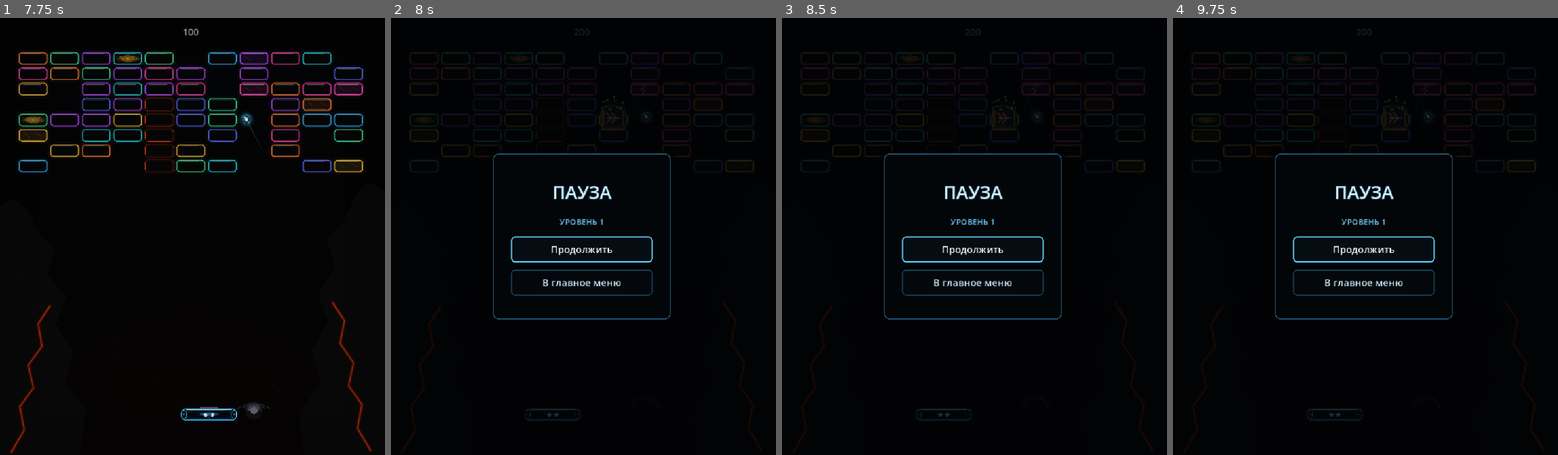
Above: before the commit, frames 1-4 (left to right).
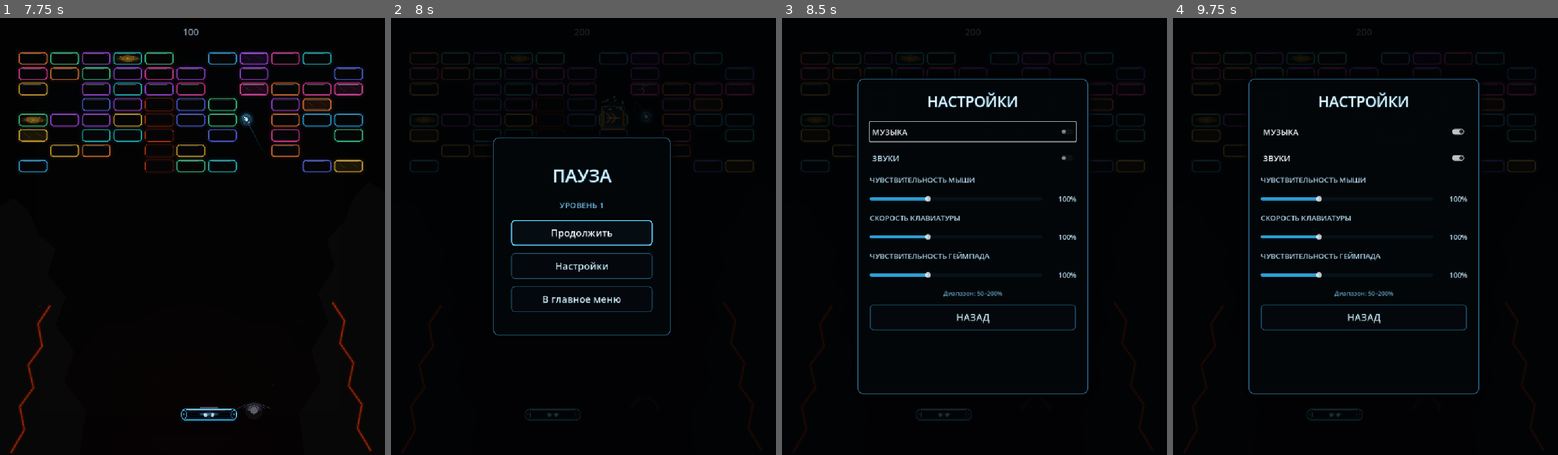
Above: after the commit, the same moments.

Repository: Ardarik421/arkanoid
Game: Godot game, scene res://scenes/main_menu.tscn
The game is run twice, just before and just after one commit, with the same random seed, the same clock (stepped at 60 frames per second) and the same inputs. Sound files missing from this copy of the repository are replaced by a short silence.
Inputs (mouse positions are in pixels of both pictures, inside the frame that each line leads up to):
- Up to frame 1 (7.75 s): click "НАСТРОЙКИ" at 0.5 s; click "МУЗЫКА" at 1.25 s; click "ЗВУКИ" at 2 s; click "НАЗАД" at 2.75 s; click "НОВАЯ ИГРА" at 3.5 s; tap Enter at 4.25 s; move the mouse to (277, 214) at 4.27 s; hold D (move_right) 4.28-5.03 s; tap Space (launch_ball) every 0.75 s from 4.35 to 7.35 s; move the mouse to (111, 258) at 5.02 s; hold A (move_left) 5.03-5.78 s; move the mouse to (231, 140) at 5.77 s; hold D (move_right) 5.78-7.28 s; move the mouse to (173, 323) at 6.52 s; move the mouse to (308, 302) at 7.27 s; hold A (move_left) from 7.28 s (still down)
- Up to frame 2 (8 s): keep holding A (move_left); tap Escape (ui_cancel) at 7.9 s
- Up to frame 3 (8.5 s): release A (move_left) at 8 s; click (974, 267) at 8 s, where only the run after the commit has a clickable "Настройки"
- Up to frame 4 (9.75 s): click (1365, 131) at 8.75 s, where only the run after the commit has a clickable "МУЗЫКА"; click (1365, 157) at 9.5 s, where only the run after the commit has a clickable "ЗВУКИ"

Frame 1 is identical in both runs. In frame 2, 3.1% of the frame differs, in the area x 26-74%, y 27-73%; in frame 3, 5.4%, in the area x 19-80%, y 13-87%; in frame 4, 5.3%.

Commit message:
Добавил настройки в меню паузы

Diff:
--- a/scenes/pause_menu.gd
+++ b/scenes/pause_menu.gd
@@ -10,10 +10,14 @@
 
 var pause_panel: Panel
 var level_label: Label
+var settings_button: Button
+var settings_panel: Panel
+var settings_box: VBoxContainer
 
 func _ready():
 	process_mode = Node.PROCESS_MODE_ALWAYS
 	_setup_pause_style()
+	_setup_settings_panel()
 	hide_pause_menu()
 
 	continue_button.pressed.connect(resume_game)
@@ -28,17 +32,17 @@
 	pause_overlay.move_child(pause_panel, 0)
 	pause_panel.set_anchors_preset(Control.PRESET_CENTER)
 	pause_panel.offset_left = -220.0
-	pause_panel.offset_top = -205.0
+	pause_panel.offset_top = -245.0
 	pause_panel.offset_right = 220.0
-	pause_panel.offset_bottom = 205.0
+	pause_panel.offset_bottom = 245.0
 	pause_panel.mouse_filter = Control.MOUSE_FILTER_IGNORE
 	pause_panel.add_theme_stylebox_override("panel", _make_panel_style())
 
 	pause_menu.set_anchors_preset(Control.PRESET_CENTER)
 	pause_menu.offset_left = -175.0
-	pause_menu.offset_top = -145.0
+	pause_menu.offset_top = -185.0
 	pause_menu.offset_right = 175.0
-	pause_menu.offset_bottom = 145.0
+	pause_menu.offset_bottom = 185.0
 	pause_menu.custom_minimum_size = Vector2(350.0, 0.0)
 	pause_menu.add_theme_constant_override("separation", 18)
 
@@ -63,8 +67,112 @@
 	pause_menu.add_child(level_label)
 	pause_menu.move_child(level_label, pause_title.get_index() + 1)
 
+	settings_button = Button.new()
+	settings_button.name = "SettingsButton"
+	settings_button.text = "Настройки"
+	pause_menu.add_child(settings_button)
+	pause_menu.move_child(settings_button, main_menu_button.get_index())
+	settings_button.pressed.connect(show_settings)
+
 	_style_button(continue_button)
+	_style_button(settings_button)
 	_style_button(main_menu_button)
+
+func _setup_settings_panel():
+	settings_panel = Panel.new()
+	settings_panel.name = "PauseSettingsPanel"
+	settings_panel.process_mode = Node.PROCESS_MODE_ALWAYS
+	pause_overlay.add_child(settings_panel)
+	settings_panel.set_anchors_preset(Control.PRESET_CENTER)
+	settings_panel.offset_left = -285.0
+	settings_panel.offset_top = -390.0
+	settings_panel.offset_right = 285.0
+	settings_panel.offset_bottom = 390.0
+	settings_panel.add_theme_stylebox_override("panel", _make_panel_style())
+	settings_panel.visible = false
+
+	settings_box = VBoxContainer.new()
+	settings_box.set_anchors_and_offsets_preset(Control.PRESET_FULL_RECT)
+	settings_box.offset_left = 30.0
+	settings_box.offset_top = 22.0
+	settings_box.offset_right = -30.0
+	settings_box.offset_bottom = -22.0
+	settings_box.add_theme_constant_override("separation", 17)
+	settings_panel.add_child(settings_box)
+
+	var title = Label.new()
+	title.text = "НАСТРОЙКИ"
+	title.custom_minimum_size = Vector2(0.0, 68.0)
+	title.horizontal_alignment = HORIZONTAL_ALIGNMENT_CENTER
+	title.vertical_alignment = VERTICAL_ALIGNMENT_CENTER
+	title.add_theme_font_size_override("font_size", 36)
+	title.add_theme_color_override("font_color", Color(0.88, 0.97, 1.0, 1.0))
+	title.add_theme_color_override("font_outline_color", Color(0.02, 0.20, 0.31, 0.95))
+	title.add_theme_constant_override("outline_size", 5)
+	settings_box.add_child(title)
+
+	var music_toggle = CheckButton.new()
+	music_toggle.text = "МУЗЫКА"
+	music_toggle.button_pressed = SettingsManager.music_enabled
+	_style_toggle(music_toggle)
+	music_toggle.toggled.connect(func(enabled): SettingsManager.music_enabled = enabled; SettingsManager.save_settings())
+	settings_box.add_child(music_toggle)
+
+	var sounds_toggle = CheckButton.new()
+	sounds_toggle.text = "ЗВУКИ"
+	sounds_toggle.button_pressed = SettingsManager.sounds_enabled
+	_style_toggle(sounds_toggle)
+	sounds_toggle.toggled.connect(func(enabled): SettingsManager.sounds_enabled = enabled; SettingsManager.save_settings())
+	settings_box.add_child(sounds_toggle)
+
+	_add_setting_slider("ЧУВСТВИТЕЛЬНОСТЬ МЫШИ", SettingsManager.mouse_sensitivity, func(value): SettingsManager.mouse_sensitivity = value; SettingsManager.save_settings())
+	_add_setting_slider("СКОРОСТЬ КЛАВИАТУРЫ", SettingsManager.keyboard_sensitivity, func(value): SettingsManager.keyboard_sensitivity = value; SettingsManager.save_settings())
+	_add_setting_slider("ЧУВСТВИТЕЛЬНОСТЬ ГЕЙМПАДА", SettingsManager.gamepad_sensitivity, func(value): SettingsManager.gamepad_sensitivity = value; SettingsManager.save_settings())
+
+	var hint = Label.new()
+	hint.text = "Диапазон: 50–200%"
+	hint.horizontal_alignment = HORIZONTAL_ALIGNMENT_CENTER
+	hint.add_theme_font_size_override("font_size", 15)
+	hint.add_theme_color_override("font_color", Color(0.42, 0.70, 0.84, 0.92))
+	settings_box.add_child(hint)
+
+	var back = Button.new()
+	back.text = "НАЗАД"
+	_style_button(back)
+	back.pressed.connect(hide_settings)
+	settings_box.add_child(back)
+
+func _add_setting_slider(label_text: String, initial_value: float, callback: Callable):
+	var label = Label.new()
+	label.text = label_text
+	label.add_theme_font_size_override("font_size", 18)
+	label.add_theme_color_override("font_color", Color(0.68, 0.84, 0.92, 1.0))
+	settings_box.add_child(label)
+
+	var row = HBoxContainer.new()
+	row.add_theme_constant_override("separation", 16)
+	settings_box.add_child(row)
+
+	var slider = HSlider.new()
+	slider.min_value = 0.5
+	slider.max_value = 2.0
+	slider.step = 0.05
+	slider.value = initial_value
+	slider.size_flags_horizontal = Control.SIZE_EXPAND_FILL
+	slider.custom_minimum_size = Vector2(0.0, 34.0)
+	_style_slider(slider)
+	row.add_child(slider)
+
+	var value_label = Label.new()
+	value_label.custom_minimum_size = Vector2(68.0, 34.0)
+	value_label.text = "%d%%" % roundi(initial_value * 100.0)
+	value_label.horizontal_alignment = HORIZONTAL_ALIGNMENT_RIGHT
+	value_label.vertical_alignment = VERTICAL_ALIGNMENT_CENTER
+	value_label.add_theme_font_size_override("font_size", 17)
+	value_label.add_theme_color_override("font_color", Color(0.78, 0.93, 1.0, 1.0))
+	row.add_child(value_label)
+
+	slider.value_changed.connect(func(value): value_label.text = "%d%%" % roundi(value * 100.0); callback.call(value))
 
 func _make_panel_style() -> StyleBoxFlat:
 	var style = StyleBoxFlat.new()
@@ -74,6 +182,24 @@
 	style.set_corner_radius_all(14)
 	style.shadow_color = Color(0.0, 0.0, 0.0, 0.72)
 	style.shadow_size = 18
+	return style
+
+func _style_toggle(toggle: CheckButton):
+	toggle.custom_minimum_size = Vector2(0.0, 48.0)
+	toggle.add_theme_font_size_override("font_size", 20)
+	toggle.add_theme_color_override("font_color", Color(0.74, 0.89, 0.96, 1.0))
+
+func _style_slider(slider: HSlider):
+	slider.add_theme_stylebox_override("slider", _make_slider_style(Color(0.025, 0.075, 0.105, 0.95), 4))
+	slider.add_theme_stylebox_override("grabber_area", _make_slider_style(Color(0.20, 0.70, 0.94, 0.88), 5))
+	slider.add_theme_stylebox_override("grabber_area_highlight", _make_slider_style(Color(0.34, 0.84, 1.0, 1.0), 6))
+
+func _make_slider_style(color: Color, thickness: int) -> StyleBoxFlat:
+	var style = StyleBoxFlat.new()
+	style.bg_color = color
+	style.set_corner_radius_all(thickness)
+	style.content_margin_top = float(thickness)
+	style.content_margin_bottom = float(thickness)
 	return style
 
 func _style_button(button: Button):
@@ -105,12 +231,14 @@
 		return
 
 	if get_tree().paused:
-		resume_game()
+		if settings_panel != null and settings_panel.visible:
+			hide_settings()
+		else:
+			resume_game()
 		get_viewport().set_input_as_handled()
 		return
 
 	var main = get_parent()
-
 	if main.game_won or main.game_over:
 		return
 
@@ -129,11 +257,29 @@
 	var main = get_parent()
 	if level_label != null and main != null:
 		level_label.text = "УРОВЕНЬ %d" % int(main.current_level)
+	settings_panel.visible = false
+	pause_panel.visible = true
+	pause_menu.visible = true
 	visible = true
 	continue_button.grab_focus()
 
 func hide_pause_menu():
 	visible = false
+
+func show_settings():
+	pause_panel.visible = false
+	pause_menu.visible = false
+	settings_panel.visible = true
+	for child in settings_box.get_children():
+		if child is CheckButton:
+			child.grab_focus()
+			break
+
+func hide_settings():
+	settings_panel.visible = false
+	pause_panel.visible = true
+	pause_menu.visible = true
+	settings_button.grab_focus()
 
 func return_to_main_menu():
 	get_tree().paused = false
